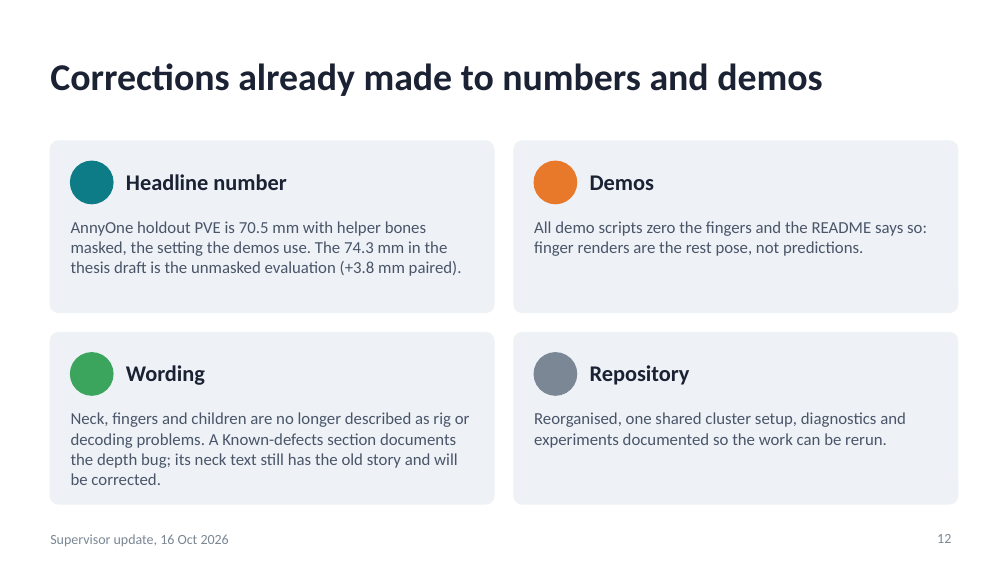
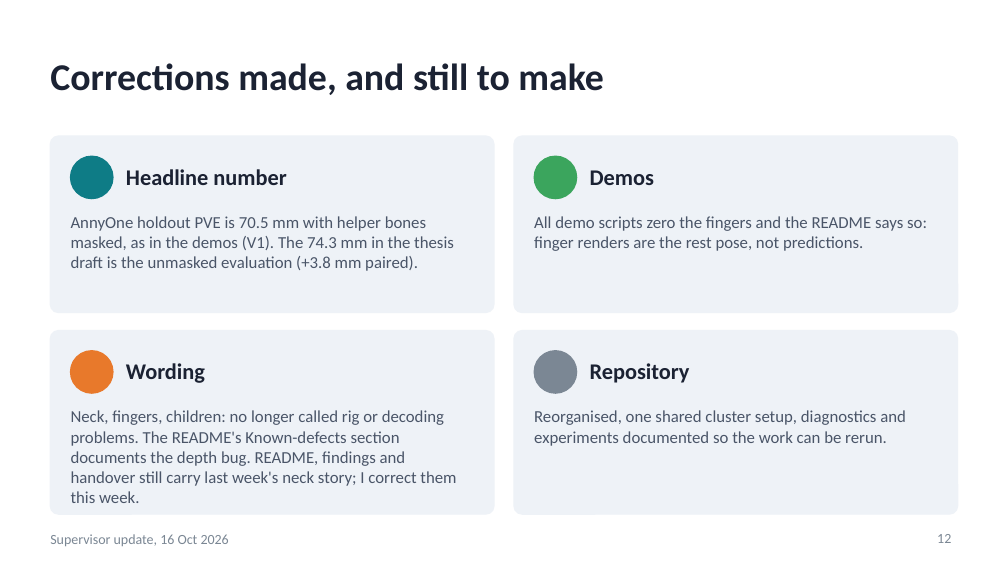
Before and after one commit to saadnajib/Multi-Person-Whole-Body-Human-Mesh-Recovery-in-a-Single-Shot-with-Annyone-dataset-and-3dpw-dataset, a slide deck: slide 12 of docs/supervisor_update_2026-10-16.pptx. Drawn at 1008x567 pixels with LibreOffice and Linux fonts; fonts in the diff are those of the drawing. Boxes give left, top, right and bottom in pixels: in the first picture for what was removed or moved away, otherwise in the second. Text is boxed around its words. In the diff, an @@ line names an element or a change of style, - is before the commit and + after.

```diff
--- a/docs/supervisor_update_2026-10-16.pptx
+++ b/docs/supervisor_update_2026-10-16.pptx
@@ title at (50,63,604,95): text changed @@
-Corrections already made to numbers and demos
+Corrections made, and still to make
@@ rounded rectangle: place and size @@
-rounded rectangle at (50,141,494,312)
+rounded rectangle at (50,136,494,312)
@@ rounded rectangle: place and size @@
-rounded rectangle at (514,141,958,312)
+rounded rectangle at (514,136,958,312)
@@ 2 texts, 2 ellipses: place and size @@
-2 texts, 2 ellipses at (71,161,654,204)
+2 texts, 2 ellipses at (71,156,654,199)
@@ ellipse at (534,156,577,199): fill #E8792B to #3BA55D; outline #E8792B 1 pt to #3BA55D 1 pt @@
@@ text at (71,216,454,271): text changed @@
-AnnyOne holdout PVE is 70.5 mm with helper bones masked, the setting the demos use. The 74.3 mm in the thesis draft is the unmasked evaluation (+3.8 mm paired).
+AnnyOne holdout PVE is 70.5 mm with helper bones masked, as in the demos (V1). The 74.3 mm in the thesis draft is the unmasked evaluation (+3.8 mm paired).
@@ text "All demo scripts zero the ...": place and size @@
-text "All demo scripts zero the ..." at (534,221,927,256)
+text "All demo scripts zero the ..." at (534,216,927,251)
@@ rounded rectangle: place and size @@
-rounded rectangle at (50,333,494,504)
+rounded rectangle at (50,331,494,514)
@@ ellipse at (71,351,113,393): fill #3BA55D to #E8792B; outline #3BA55D 1 pt to #E8792B 1 pt @@
@@ proportions changed in 4 elements at (50,136,494,312), (514,136,958,312), (50,331,494,514), (514,331,958,514) @@
@@ rounded rectangle: place and size @@
-rounded rectangle at (514,333,958,504)
+rounded rectangle at (514,331,958,514)
@@ text at (71,410,456,503): text changed @@
-Neck, fingers and children are no longer described as rig or decoding problems. A Known-defects section documents the depth bug; its neck text still has the old story and will be corrected.
+Neck, fingers, children: no longer called rig or decoding problems. The README's Known-defects section documents the depth bug. README, findings and handover still carry last week's neck story; I correct them this week.
```
Also in this commit, not shown: 12 other slides changed, 1 other file.
